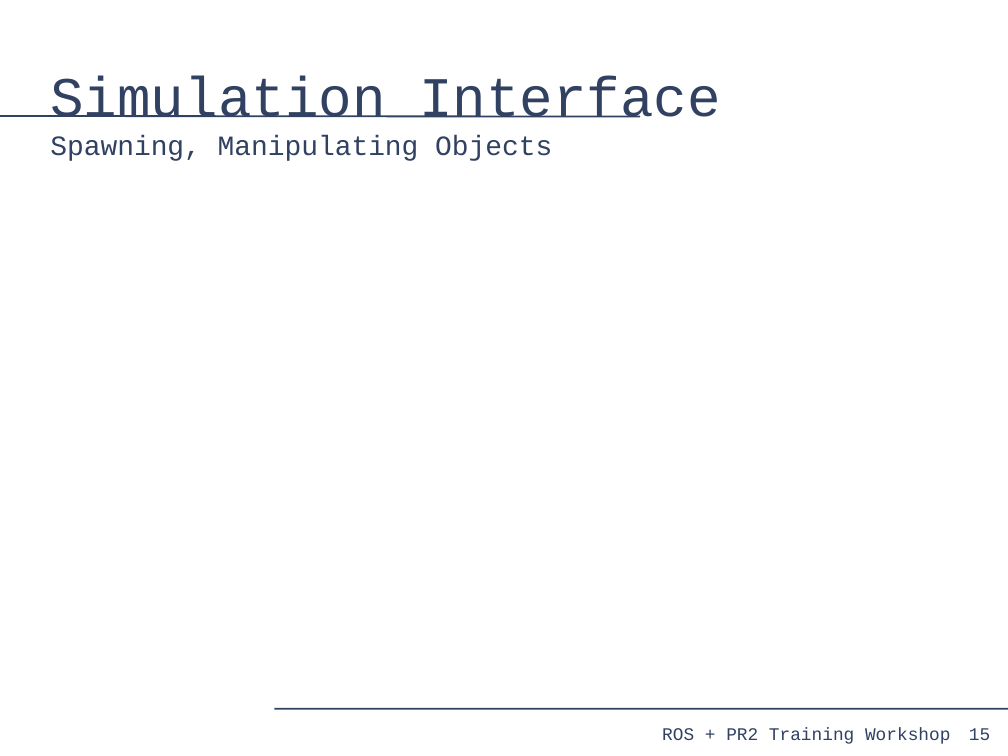
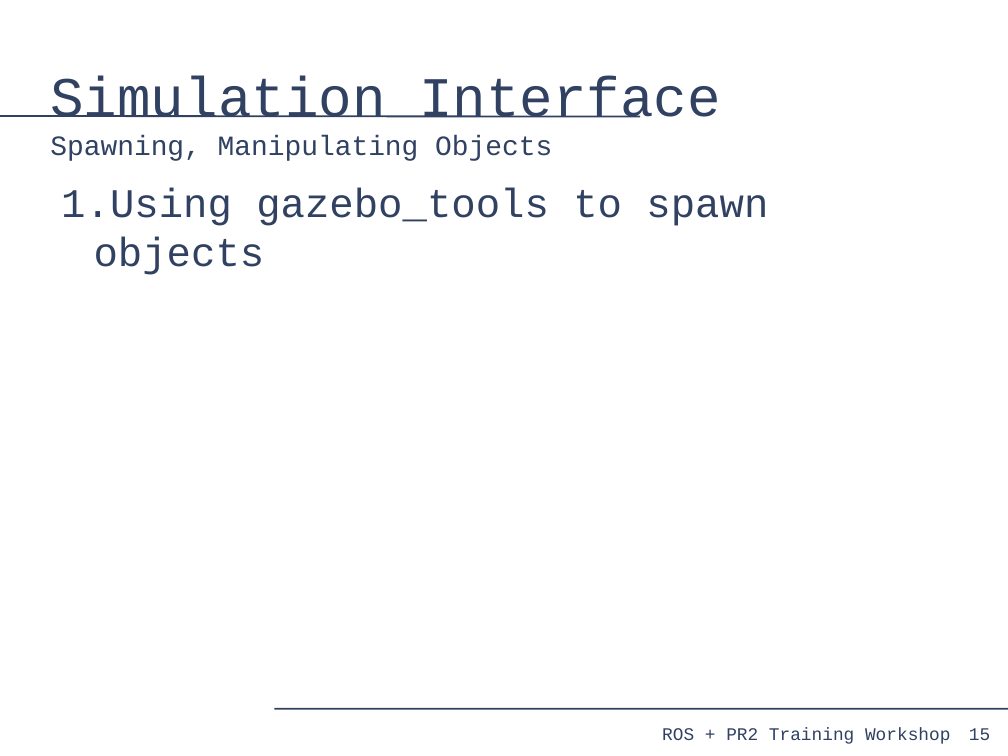
Before and after one commit to PR2/pr2_docs, a slide deck: slide 15 of pr2_training_workshop/simulation/simulation_training_workshop.odp. Drawn at 1008x756 pixels with LibreOffice and Linux fonts; fonts in the diff are those of the drawing. Boxes give left, top, right and bottom in pixels: in the first picture for what was removed or moved away, otherwise in the second. Text is boxed around its words. In the diff, an @@ line names an element or a change of style, - is before the commit and + after.

```diff
--- a/pr2_training_workshop/simulation/simulation_training_workshop.odp
+++ b/pr2_training_workshop/simulation/simulation_training_workshop.odp
@@ text added at (x1=61, y1=188, x2=768, y2=275), 32 pt, text #314162 @@
+1. Using gazebo_tools to spawn objects
```
Also in this commit, not shown: 5 other slides changed.
